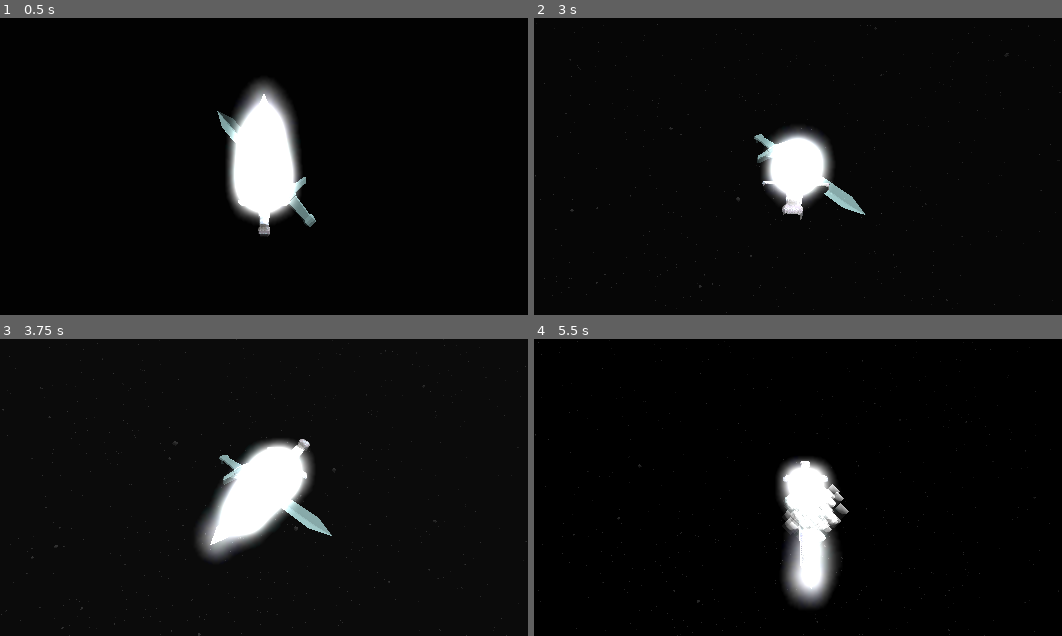
Above: before the commit, frames 1-4 (two rows, left to right).
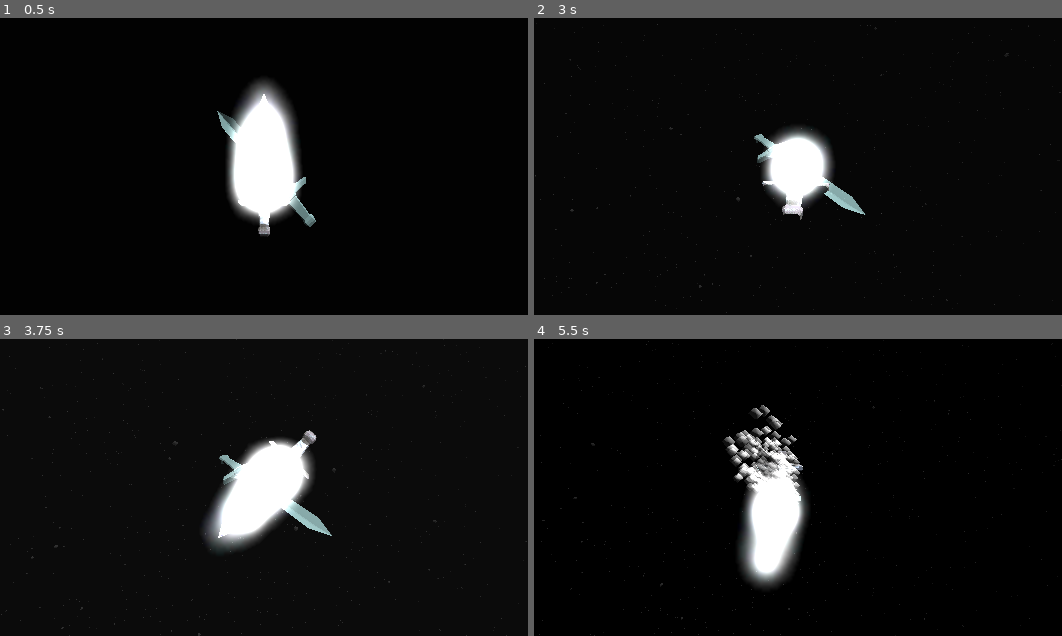
Above: after the commit, the same moments.

Repository: Lukko-Digital/Bladebearer
Game: Godot game, scene res://src/main.tscn
Two runs of this game, one before a commit and one after it. Both use one fixed random seed, a clock stepped at 60 frames per second and the inputs below.
Inputs:
- Up to frame 1 (0.5 s): no input
- Up to frame 2 (3 s): hold D (right) 0.53-1.28 s; hold Shift (shift) 0.53-1.28 s; hold S (backward) 1.28-2.03 s; tap Shift (shift) at 1.35, 2.3, 2.85 s; hold D (right) 2.03-2.78 s; hold Space (space) 2.03-2.78 s; hold W (forward) from 2.78 s (still down)
- Up to frame 3 (3.75 s): release W (forward) at 3.53 s; hold A (left) from 3.53 s (still down); hold Shift (shift) from 3.53 s (still down)
- Up to frame 4 (5.5 s): release Shift (shift) at 4.28 s; tap Space (space) at 4.35 s; tap Shift (shift) at 4.55 s; release A (left) at 5.03 s; hold S (backward) from 5.03 s (still down); hold Shift (shift) from 5.03 s (still down)

Frame 1 is identical in both runs. In frame 2, less than 0.1% of the frame differs, in the area x 43-56%, y 54-67%; in frame 3, 1.4%; in frame 4, 9.2%, in the area x 0-100%, y 0-100%.

Commit message:
clean sword motion going forward backward in shift position use lerp_angle and wrapf to control sword rotation change is_correct_rotation formula using angle_difference

Diff:
--- a/src/sword.gd
+++ b/src/sword.gd
@@ -2,6 +2,8 @@
 class_name Sword
 
 const ROTATION_LERP_SPEED = 0.2
+## Threshold for determining correct sword angle. In degrees.
+const CORRECT_ROTATION_THRESHOLD = 2
 
 @export var swing_arm: SwingArm
 @export var target: Target
@@ -25,7 +27,6 @@
 var blocking = false
 var swinging = false
 
-
 func _process(_delta: float) -> void:
 	handle_rotation()
 	handle_check_rotation()
@@ -43,10 +44,9 @@
 	target_rotation.z = Input.get_axis("right", "left")
 	target_rotation *= 45
 	if Input.is_action_pressed("shift"):
-		# the max is set to 181 to the blade turns forward when w or s aren't pressed
-		# surely this causes no side effects
-		target_rotation.x = wrapf(180 - target_rotation.x, -180, 181)
-	rotation_degrees = rotation_degrees.lerp(target_rotation, ROTATION_LERP_SPEED)
+		target_rotation.x = wrapf(180 - target_rotation.x, -180, 180)
+	rotation.x = wrapf(lerp_angle(rotation.x, deg_to_rad(target_rotation.x), ROTATION_LERP_SPEED), -PI, PI)
+	rotation.z = wrapf(lerp_angle(rotation.z, deg_to_rad(target_rotation.z), ROTATION_LERP_SPEED), -PI, PI)
 
 
 ## Check if sword is just placed into correct rotation
@@ -61,7 +61,9 @@
 
 
 func is_correct_rotation():
-	return (rotation_degrees - target.target_rot).length_squared() < 1
+	var xdiff = angle_difference(rotation.x, deg_to_rad(target.target_rot.x))
+	var zdiff = angle_difference(rotation.z, deg_to_rad(target.target_rot.z))
+	return (abs(xdiff) + abs(zdiff)) < deg_to_rad(CORRECT_ROTATION_THRESHOLD)
 
 
 func swing_sequence():
@@ -94,7 +96,6 @@
 
 	swing_arm.play_animation("block")
 	await swing_arm.swing_animation_player.animation_finished
-
 	if is_correct_rotation():
 		camera.shake(0.2, 15)
 	else:
--- a/src/target.gd
+++ b/src/target.gd
@@ -31,8 +31,7 @@
 		)
 		new_rot *= 45
 		if randi() % 2:
-			# see sword.gd for why max is set to 181
-			new_rot.x = wrapf(180 - new_rot.x, -180, 181)
+			new_rot.x = wrapf(180 - new_rot.x, -180, 180)
 
 		if new_rot != target_rot:
 			# Break when I see new rotation
